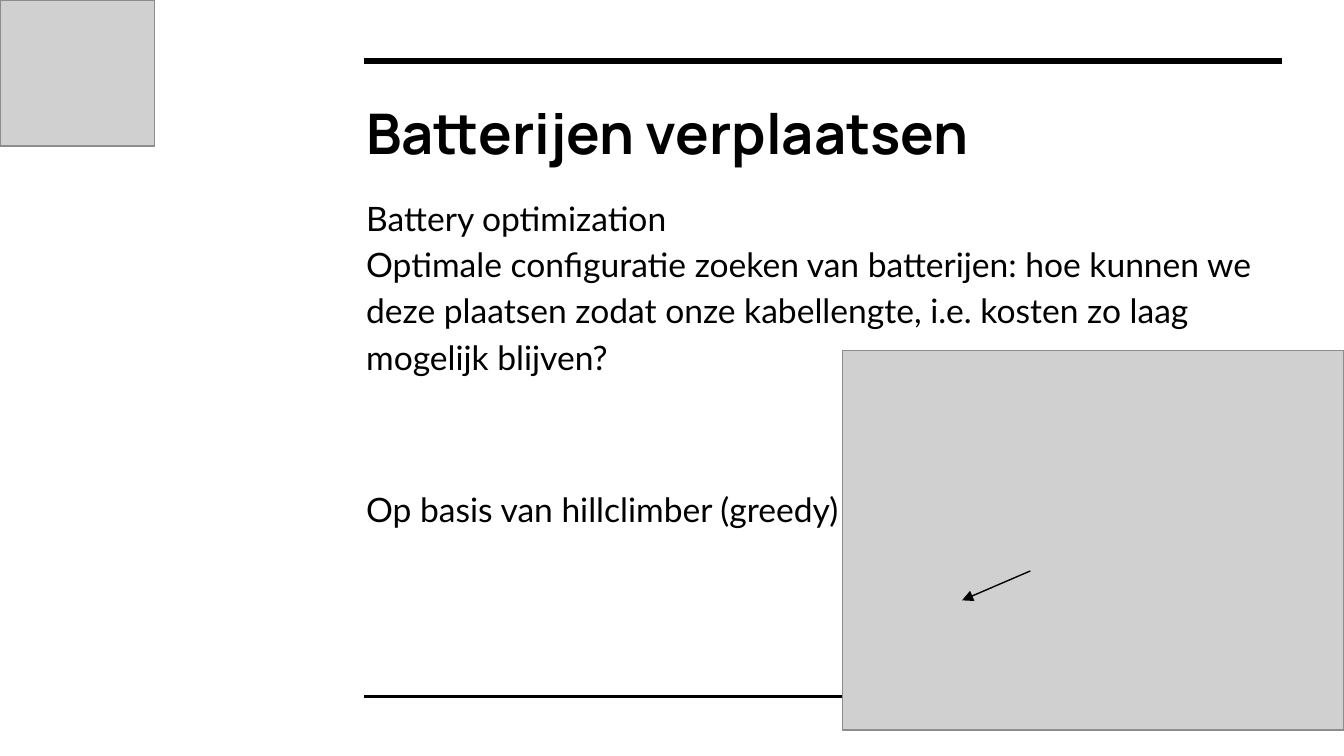
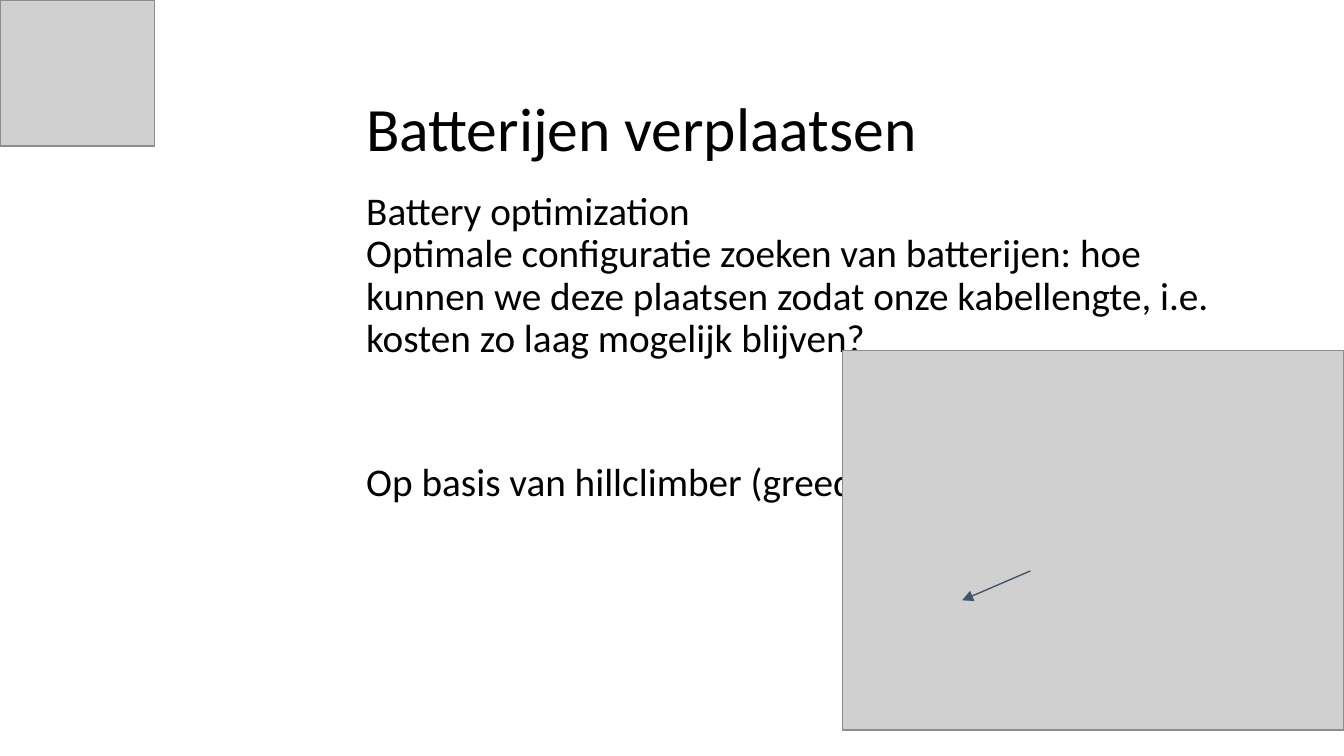
Before and after one commit to yoghurthoek/sunny_storage, a slide deck: slide 15 of Presentations/Presentatie 6 vrijdag 24 mei (eindpresentatie).pptx. Drawn at 1344x756 pixels with LibreOffice and Linux fonts; fonts in the diff are those of the drawing; grey boxes stand for pictures. Boxes give left, top, right and bottom in pixels: in the first picture for what was removed or moved away, otherwise in the second. Text is boxed around its words. In the diff, an @@ line names an element or a change of style, - is before the commit and + after.

Commit message:
presentation style

```diff
--- a/Presentations/Presentatie 6 vrijdag 24 mei (eindpresentatie).pptx
+++ b/Presentations/Presentatie 6 vrijdag 24 mei (eindpresentatie).pptx
@@ title "Batterijen verplaatsen" at (366, 108, 917, 162): size 30 to 33 pt, font Manrope to Calibri, bold off; line spacing 1 to 0.9 @@
@@ line removed from (364, 60) to (1282, 60) @@
@@ text "Battery optimization Optimale configuratie zoeken ..." at (366, 198, 1208, 506): size 18 to 21 pt, font Lato to Calibri; line spacing 1.15 to 0.9 @@
@@ arrow (1031, 571) - (962, 601): stroke #000000 0.75 pt to #44546A 0.75 pt @@
@@ line removed from (364, 696) to (1282, 696) @@
```
Also in this commit, not shown: 18 other slides changed, 1 slide removed.
